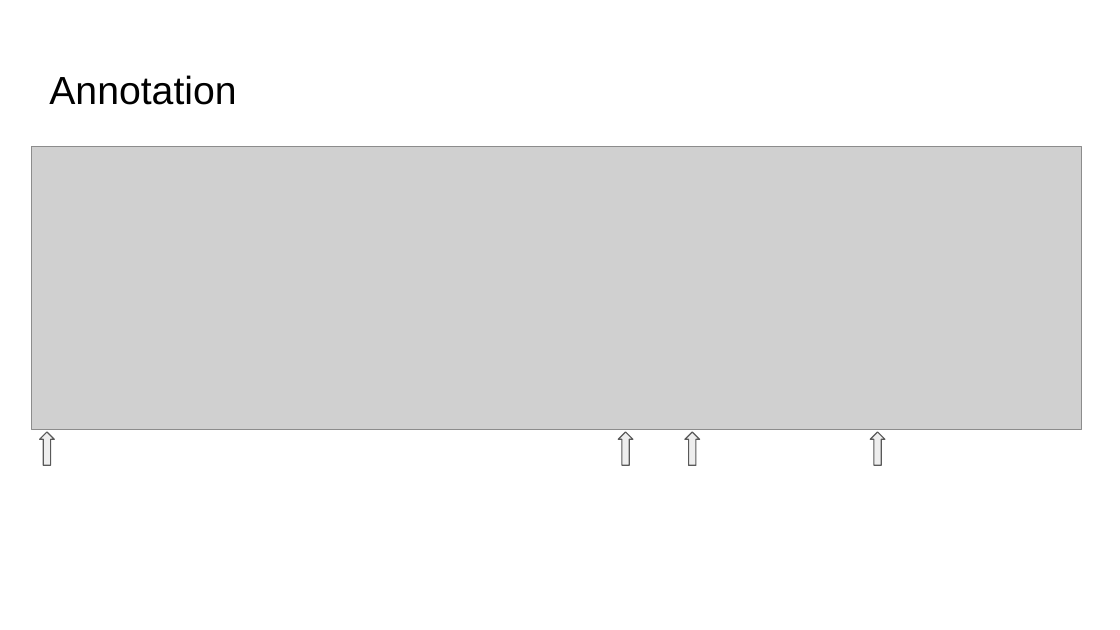
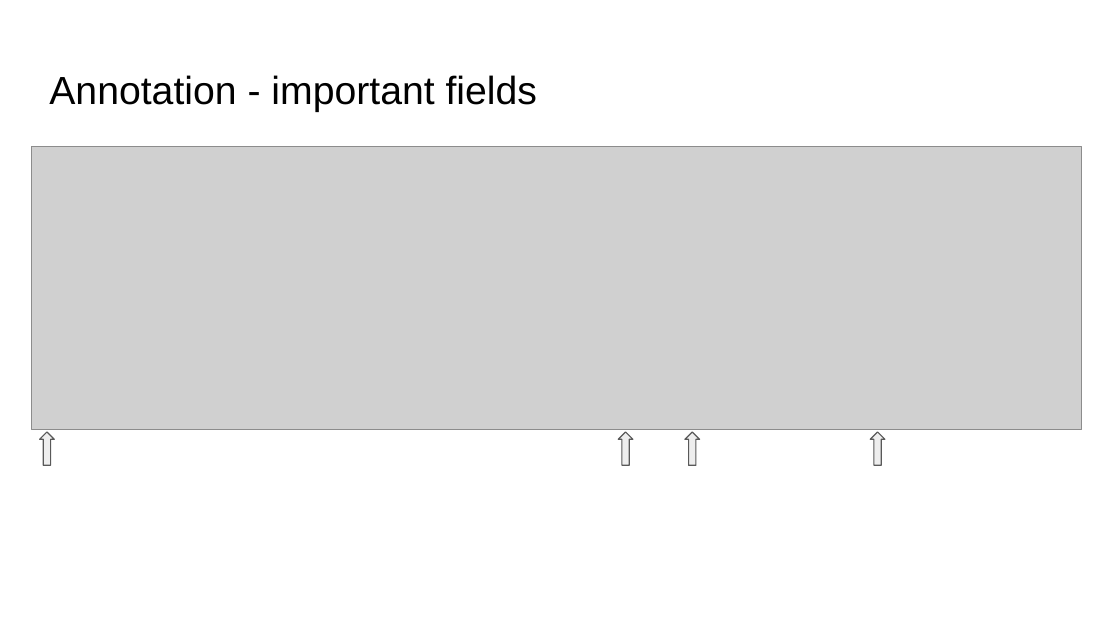
Before and after one commit to WCSCourses/cancer_genome_analysis_africa, a slide deck: slide 33 of modules/Mutation calling/Cancer Genomics Course - Somatic Variant Calling.pptx (slide 28 before the commit). Drawn at 1120x630 pixels with LibreOffice and Linux fonts; fonts in the diff are those of the drawing; grey boxes stand for pictures. Boxes give left, top, right and bottom in pixels: in the first picture for what was removed or moved away, otherwise in the second. Text is boxed around its words. In the diff, an @@ line names an element or a change of style, - is before the commit and + after.

```diff
--- a/modules/Mutation calling/Cancer Genomics Course - Somatic Variant Calling.pptx
+++ b/modules/Mutation calling/Cancer Genomics Course - Somatic Variant Calling.pptx
@@ title at box(49, 75, 537, 112): text changed @@
-Annotation
+Annotation - important fields
```
Also in this commit, not shown: 7 other slides changed, 6 slides added, 1 other file.
